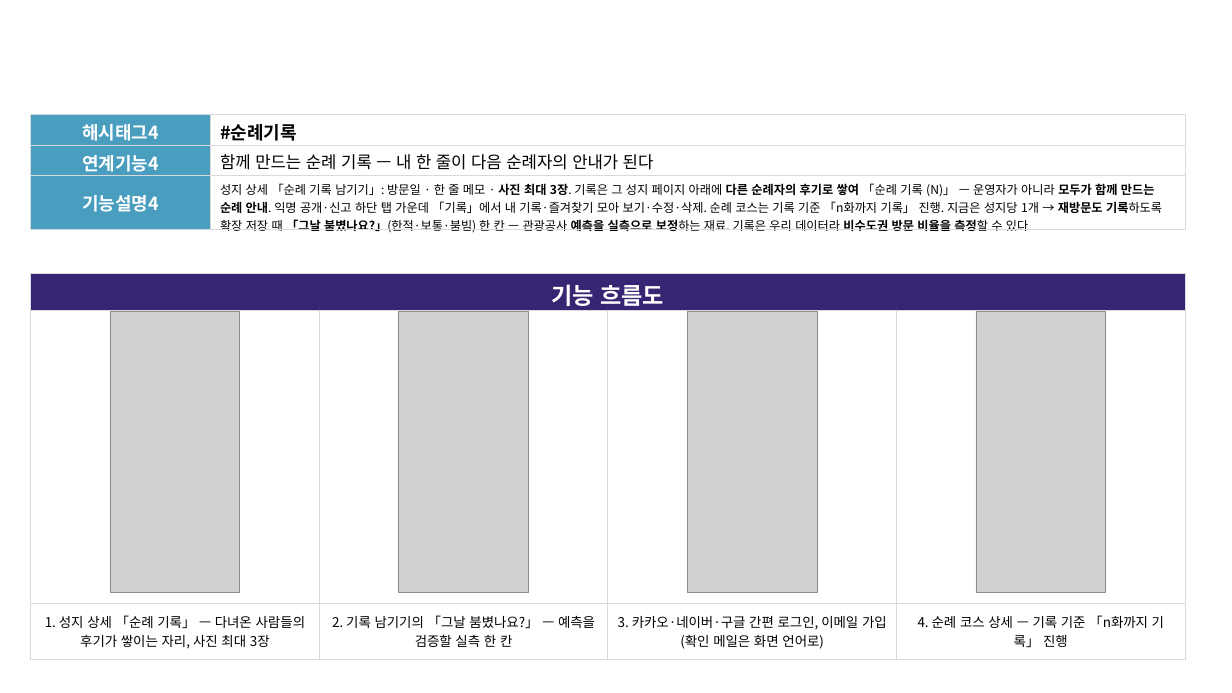
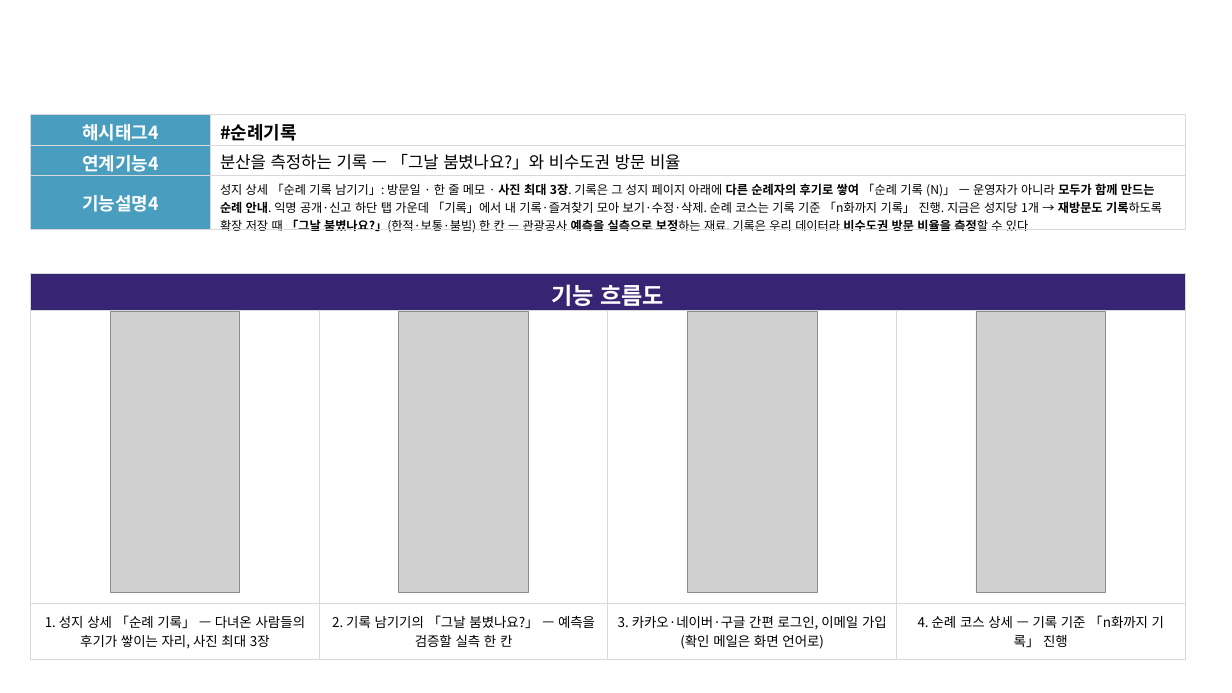
Before and after one commit to linkcontent7-huisun/visitholykorea, a slide deck: slide 8 of docs/10-product/공모전/원본-공모전제출/기능설명서_2026-09-21.pptx. Drawn at 1232x693 pixels with LibreOffice and Linux fonts; fonts in the diff are those of the drawing; grey boxes stand for pictures; background and template pictures are left out. Boxes give left, top, right and bottom in pixels: in the first picture for what was removed or moved away, otherwise in the second. Text is boxed around its words. In the diff, an @@ line names an element or a change of style, - is before the commit and + after.

```diff
--- a/docs/10-product/공모전/원본-공모전제출/기능설명서_2026-09-21.pptx
+++ b/docs/10-product/공모전/원본-공모전제출/기능설명서_2026-09-21.pptx
@@ table at (30, 115, 1186, 253) @@
-row 2, column 2: 함께 만드는 순례 기록 — 내 한 줄이 다음 순례자의 안내가 된다
+row 2, column 2: 분산을 측정하는 기록 — 「그날 붐볐나요?」와 비수도권 방문 비율
```
Also in this commit, not shown: 7 other slides changed, 4 other files.
